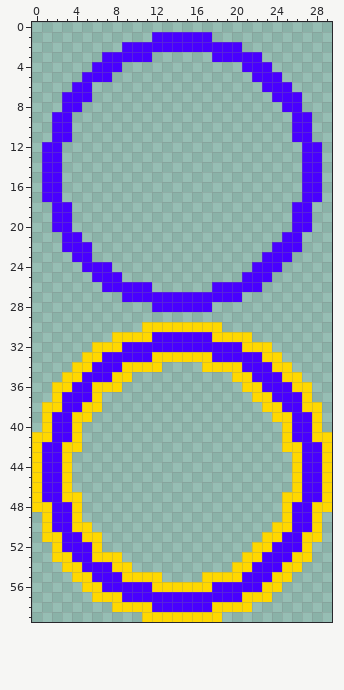
Pixel-art sprite -- Resources/Textures/Wall&Floor/circle.png. The picture above was drawn from the file before the commit.
The file is 30x60 pixels.
New version:
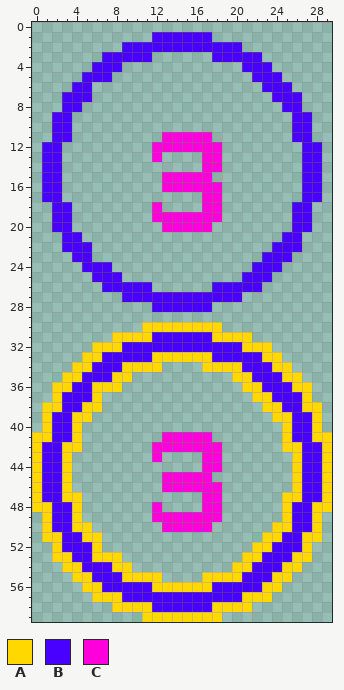
Palette (. is transparent): A #ffd800  B #4800ff  C #ff00dc
Changes in this commit:
Colour C is added in row 11 at x 13 to 17; in row 12 at x 12 to 18; in row 13 at x 12 and 17 to 18; in row 14 at x 17 to 18; in row 15 at x 13 to 17; in row 16 at x 13 to 18.
Colour C is added in row 17 at x 17 to 18; in row 18 at x 12 and 17 to 18; in row 19 at x 12 to 18; in row 20 at x 13 to 17; in row 41 at x 13 to 17; in row 42 at x 12 to 18.
Colour C is added in row 43 at x 12 and 17 to 18; in row 44 at x 17 to 18; in row 45 at x 13 to 17; in row 46 at x 13 to 18; in row 47 at x 17 to 18; in row 48 at x 12 and 17 to 18.
Colour C is added in row 49 at x 12 to 18; in row 50 at x 13 to 17.
Boxes around the changes in both pictures, in picture pixels (x1, y1, x2, y2):
added: (152, 132, 222, 232)
added: (152, 432, 222, 532)
